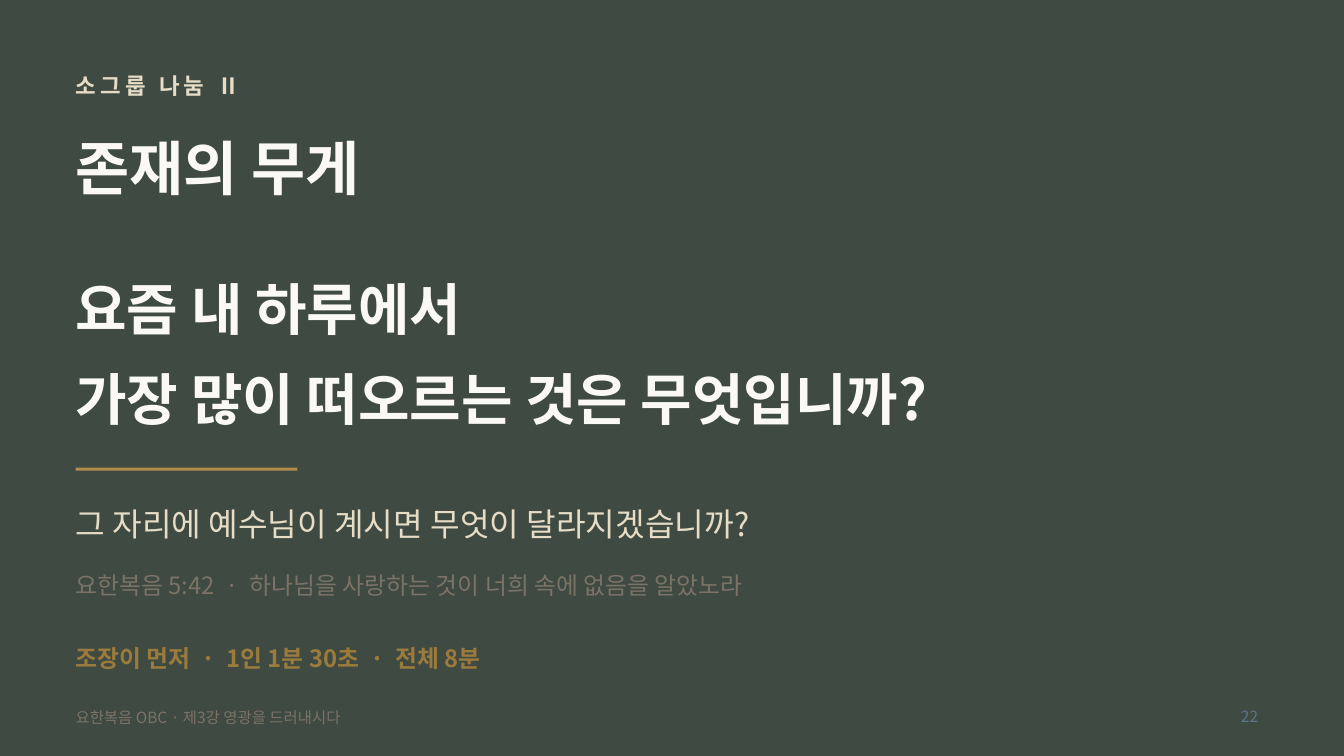
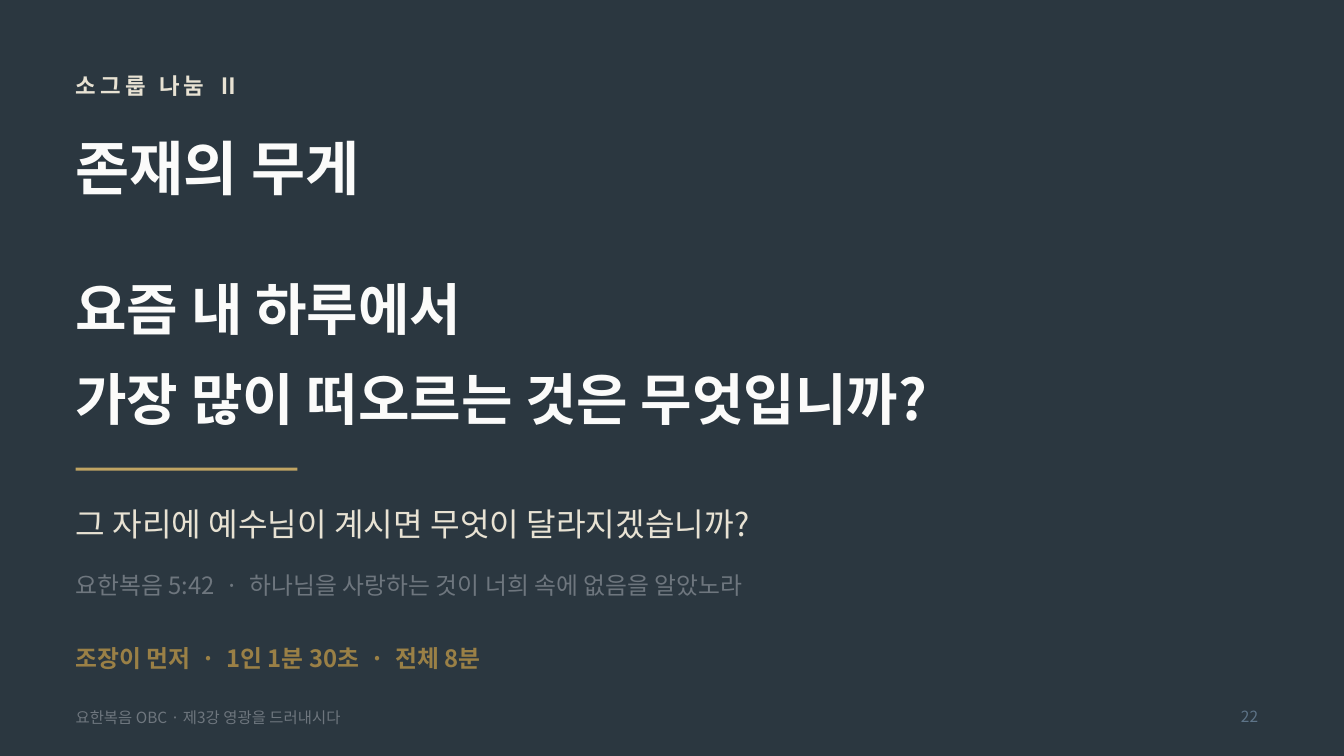
Before and after one commit to mio-modu/bible_GospelofJohn, a slide deck: slide 22 of dist/요한복음_3강_영광을_드러내시다.pptx. Drawn at 1344x756 pixels with LibreOffice and Linux fonts; fonts in the diff are those of the drawing. Boxes give left, top, right and bottom in pixels: in the first picture for what was removed or moved away, otherwise in the second. Text is boxed around its words. In the diff, an @@ line names an element or a change of style, - is before the commit and + after.

```diff
--- a/dist/요한복음_3강_영광을_드러내시다.pptx
+++ b/dist/요한복음_3강_영광을_드러내시다.pptx
@@ background #3F4A42 to #2B3740 @@
@@ text "소그룹 나눔 Ⅱ" at (76, 75, 240, 96): text colour #E7DCC6 to #E8E2D3 @@
@@ title "존재의 무게" at (76, 140, 359, 196): text colour #FBF9F4 to #FBFBFA @@
@@ text "요즘 내 하루에서" at (76, 283, 927, 425): text colour #FBF9F4 to #FBFBFA @@
@@ rectangle at (76, 468, 297, 471): fill #B18E4C to #C0A463 @@
@@ text "그 자리에 예수님이 계시면 무엇이 ..." at (76, 509, 750, 539): text colour #E7DCC6 to #E8E2D3 @@
@@ text "요한복음 5:42 · 하나님을 사랑하는 ..." at (76, 574, 743, 596): text colour #7B7366 to #6E767E @@
@@ text "조장이 먼저 · 1인 1분 ..." at (76, 647, 481, 669): text colour #9B7B3B to #9A8046 @@
@@ text "요한복음 OBC · 제3강 영광을 ..." at (76, 710, 340, 724): text colour #7B7366 to #6E767E @@
```
Also in this commit, not shown: 37 other slides changed, 4 other files.
